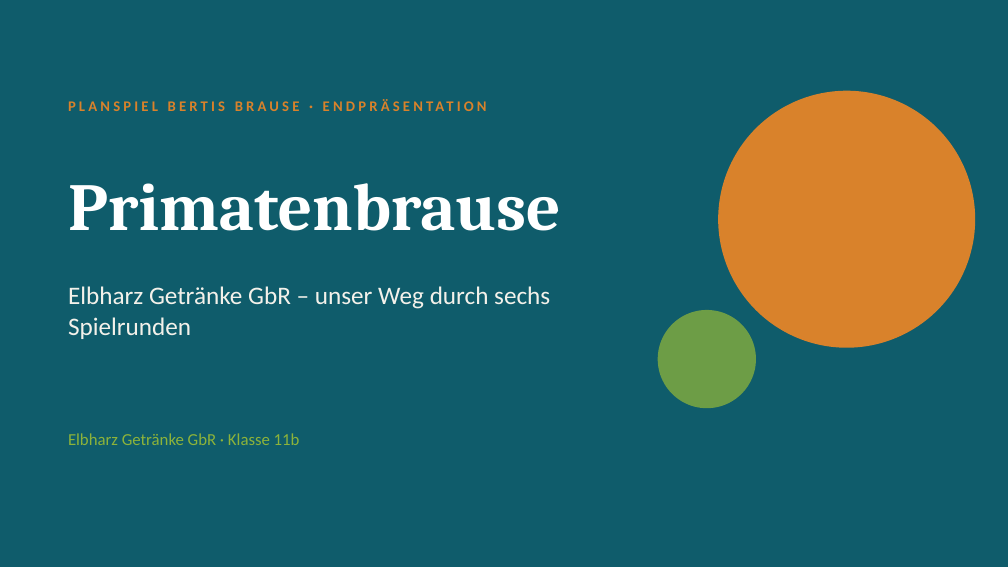
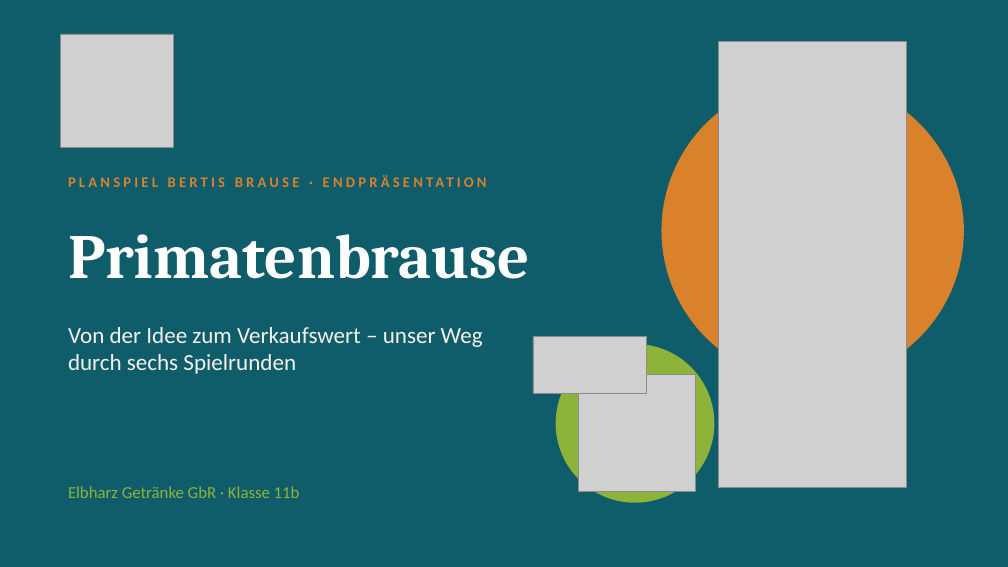
Before and after one commit to jofy0002/claude-workspace, a slide deck: slide 1 of endpraesentation/Elbharz_Endpraesentation.pptx. Drawn at 1008x567 pixels with LibreOffice and Linux fonts; fonts in the diff are those of the drawing; grey boxes stand for pictures. Boxes give left, top, right and bottom in pixels: in the first picture for what was removed or moved away, otherwise in the second. Text is boxed around its words. In the diff, an @@ line names an element or a change of style, - is before the commit and + after.

```diff
--- a/endpraesentation/Elbharz_Endpraesentation.pptx
+++ b/endpraesentation/Elbharz_Endpraesentation.pptx
@@ picture added at [60,34,174,147] @@
@@ picture added at [719,42,907,488] @@
@@ ellipse: place and size @@
-ellipse at [718,91,975,348]
+ellipse at [662,79,964,382]
@@ text "PLANSPIEL BERTIS BRAUSE · ENDPRÄSENTATION" rewrapped from [68,91,673,121] to [68,166,567,197] @@
@@ text "Primatenbrause": place and size @@
-text "Primatenbrause" at [68,183,561,231]
+text "Primatenbrause" at [68,234,530,279]
@@ text "Primatenbrause" at [68,234,530,279]: size 64 to 60 pt @@
@@ text at [68,327,483,374]: text changed; size 24 to 22 pt @@
-Elbharz Getränke GbR – unser Weg durch sechs Spielrunden
+Von der Idee zum Verkaufswert – unser Weg durch sechs Spielrunden
@@ ellipse removed at [658,310,756,408] @@
@@ picture added at [533,337,647,393] @@
@@ ellipse added at [556,344,715,503], fill #8DB33A @@
@@ picture added at [578,374,696,492] @@
@@ text "Elbharz Getränke GbR · Klasse ...": place and size @@
-text "Elbharz Getränke GbR · Klasse ..." at [68,433,300,445]
+text "Elbharz Getränke GbR · Klasse ..." at [68,486,300,498]
```
Also in this commit, not shown: 3 other slides changed, 9 slides added, 8 slides removed, 9 other files.
